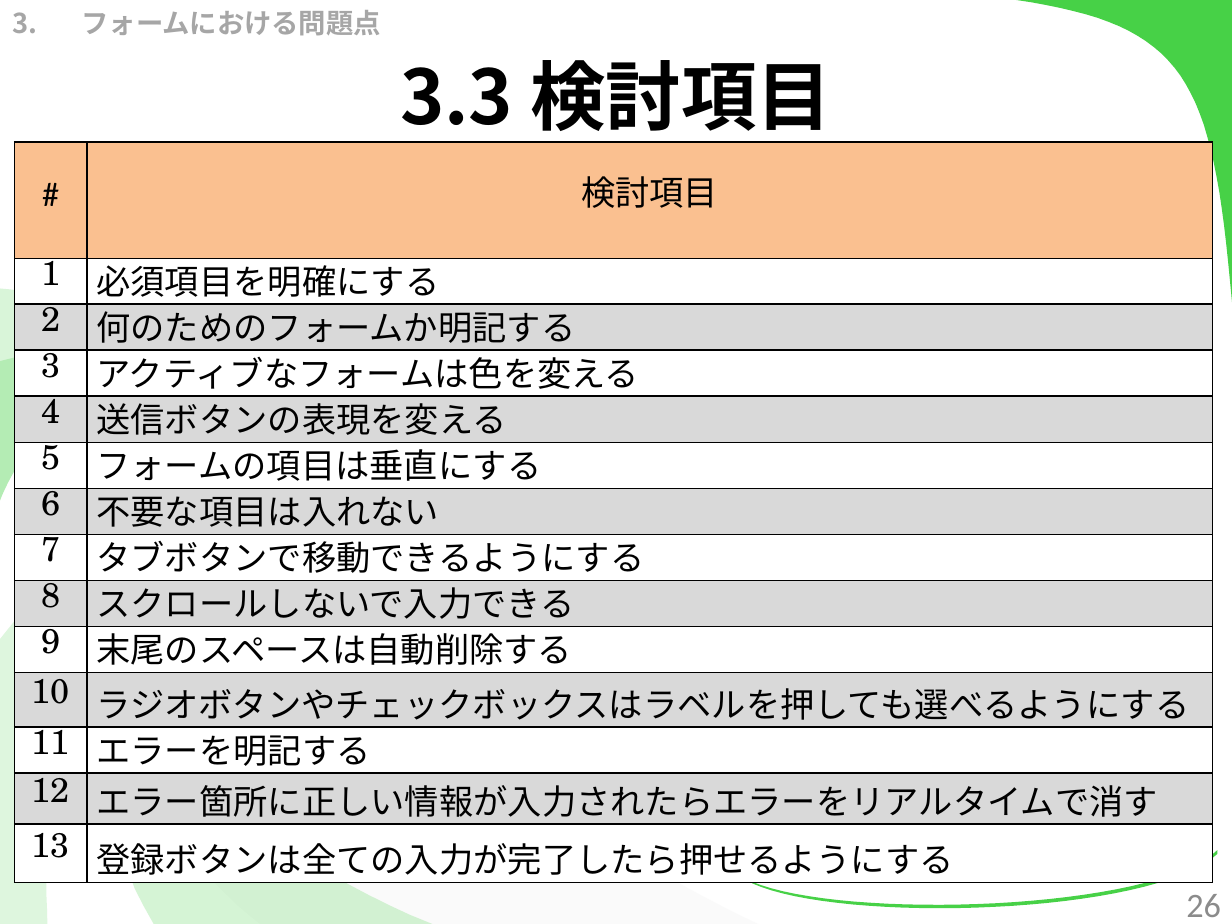
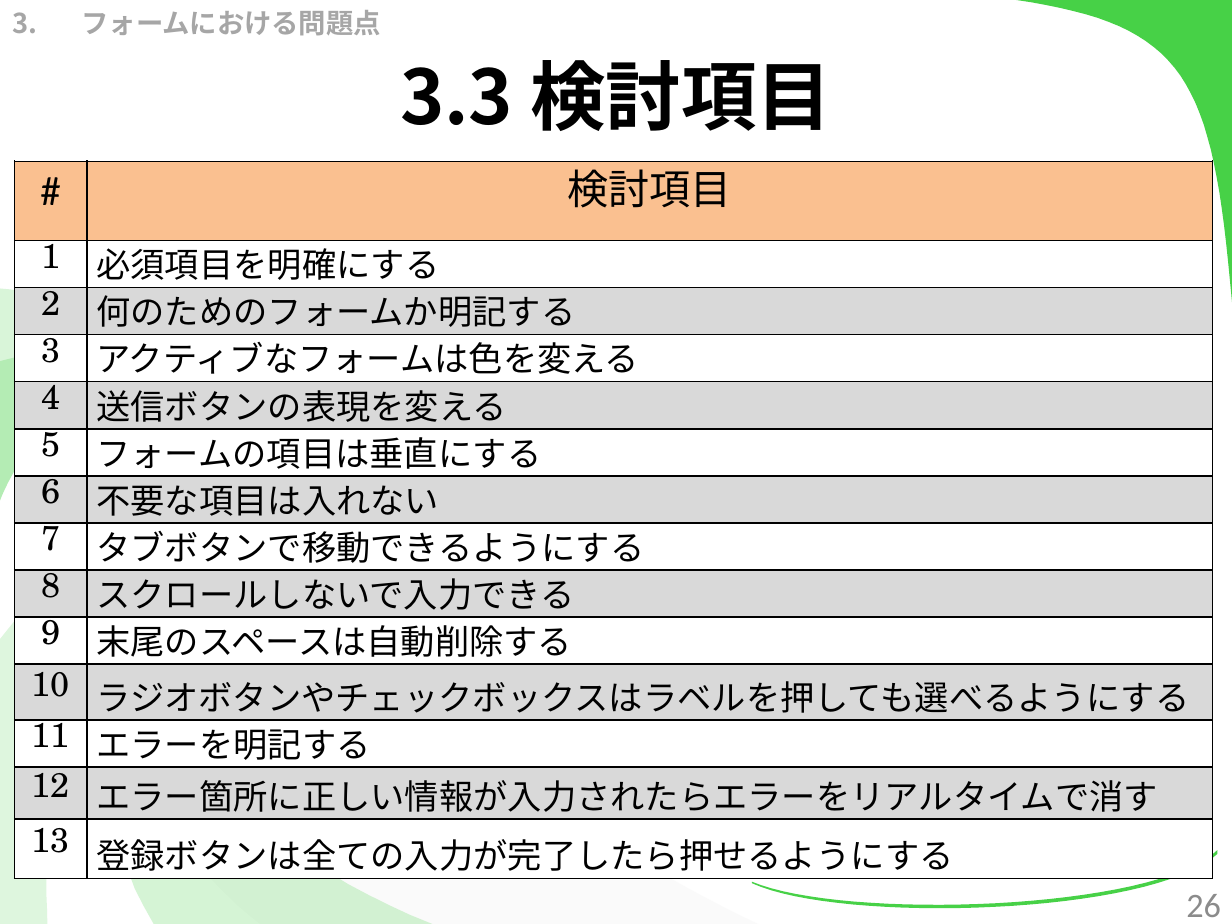
Before and after one commit to kotaro0717/Report-Management, a slide deck: slide 26 of PowerPoint/report_hokada.pptx. Drawn at 1232x924 pixels with LibreOffice and Linux fonts; fonts in the diff are those of the drawing. Boxes give left, top, right and bottom in pixels: in the first picture for what was removed or moved away, otherwise in the second. Text is boxed around its words. In the diff, an @@ line names an element or a change of style, - is before the commit and + after.

```diff
--- a/PowerPoint/report_hokada.pptx
+++ b/PowerPoint/report_hokada.pptx
@@ table at bbox=[15, 161, 1214, 880] @@
@@ size 20 to 24 pt in "#", "検討項目" @@
@@ table: place and size @@
-table at bbox=[15, 142, 1214, 882]
+table at bbox=[15, 161, 1214, 880]
```
Also in this commit, not shown: 3 other slides changed, 2 other files.
